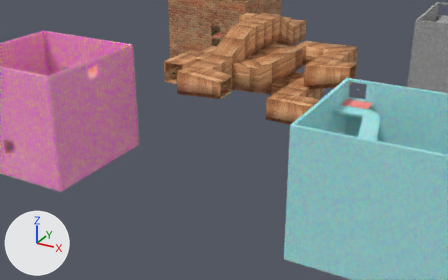
The FBX model Games/SearchForTheSacredChaliceOfRixx/Assets/Models/Level6/Level6.FBX: old version first, new version second.
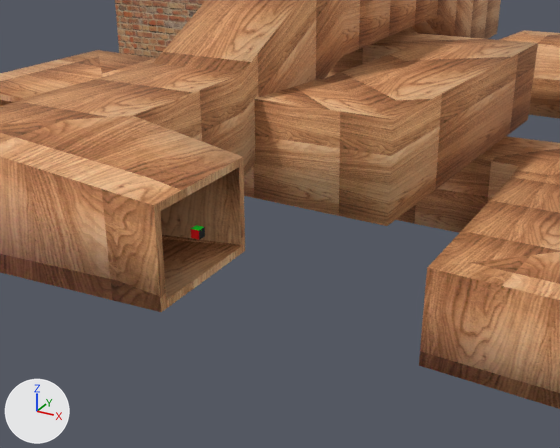
Each version is shown from a 50 mm camera at (291.1, -549.4, 190.8) aimed at (116.3, -231.7, 31.9), then close up from a 50 mm camera at (152.5, -278.6, 94.8) aimed at (117.7, -215.3, 63.2). The axes (+X, +Y, +Z) are drawn at lower left. The lights are the same throughout. Where no turn or scale is listed for an object, it has been applied to the vertices. Vertices at the same position are counted once.

The older version as bpy lines, for what is in view:
```python
me_mesh = bpy.data.meshes.new('Mesh')
me_mesh.from_pydata(...)  # 1860 vertices, 3720 faces; spans x -7.5..76.8, y -76.4..8.0, z 0.0..76.9
me_mesh.materials.append(mat_material__26)  # picture img_brickwall_png
me_mesh_017 = bpy.data.meshes.new('Mesh.017')
me_mesh_017.from_pydata(...)  # 72 vertices, 144 faces; spans x -46.0..7.0, y 115.0..286.0, z 54.0..86.0
me_mesh_017.materials.append(mat_material__25)  # picture img_wood_png
# before: 0 (7.0, 130.0, 57.0) at pixel (245, 250), 17 (7.0, 130.0, 58.0) at pixel (240, 246), 18 (7.0, 130.0, 68.0) at pixel (243, 156), 35 (7.0, 130.0, 67.0) at pixel (239, 167), 36 (7.0, 115.0, 68.0) at pixel (153, 205)
# before: 53 (7.0, 116.0, 67.0) at pixel (160, 211), 54 (7.0, 115.0, 57.0) at pixel (161, 312), 71 (7.0, 116.0, 58.0) at pixel (166, 300)
me_mesh_029 = bpy.data.meshes.new('Mesh.029')
me_mesh_029.from_pydata(...)  # 72 vertices, 144 faces; spans x -77.7..32.1, y -94.7..23.7, z 0.0..15.5
me_mesh_029.materials.append(mat_material__25)  # picture img_wood_png
ob_chamber1 = bpy.data.objects.new('Chamber1', me_mesh)
ob_chamber1.location = (-45.81, 39.34, 0.0)
ob_tunnel1 = bpy.data.objects.new('Tunnel1', me_mesh_017)
ob_tunnel1.location = (103.93, -342.06, 0.37)
ob_tunnel3 = bpy.data.objects.new('Tunnel3', me_mesh_029)
ob_tunnel3.location = (125.63, -93.97, 32.12)
# also in view: 'Tunnel2' at (98.3, -119.9, 49.3); 'Tunnel4' at (85.7, -132.5, 62.9)
```
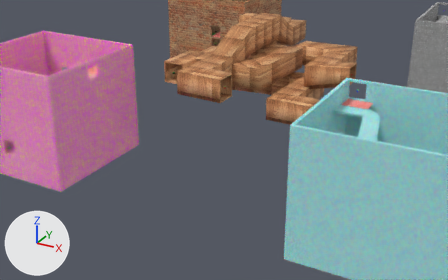
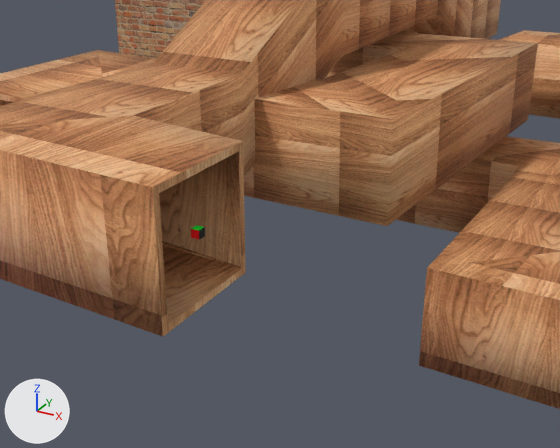
Commit message: Fix Tunnel1 geometry.

The change, as a list of edits to the scene's bpy script:
```text
Change me_mesh_017:
    where me_mesh_017.from_pydata(...)  # 72 vertices, 144 faces; spans x -46.0..7.0, y 115.0..286.0, z 54.0..86.0
    used by ob_tunnel1; location = (103.93, -342.06, 0.37)
    me_mesh_017 part 1
    add for i in [0, 17, 54, 71]: me_mesh_017.vertices[i].co += Vector((0.0, 0.0, -3.0))
    add for i in [18, 35, 36, 53]: me_mesh_017.vertices[i].co += Vector((0.0, 0.0, 2.0))
```

Pixel boxes [x1, y1, x2, y2] of what changed, in the close-ups (560 x 448 px; the box of a moved part takes in the faces that stretch with it):
'Tunnel1', reshaped: before [0, 0, 501, 312]; after [0, 0, 501, 337]
part 1 of me_mesh_017, moved or reshaped: before [0, 116, 245, 312]; after [0, 116, 246, 337]
